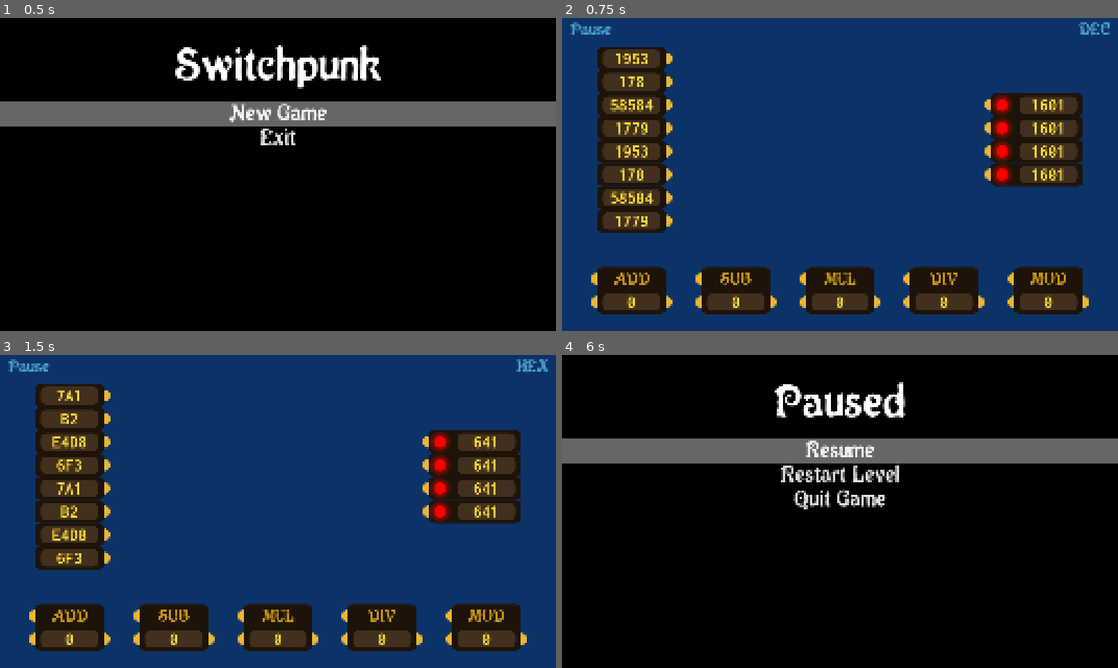
Above: before the commit, frames 1-4 (two rows, left to right).
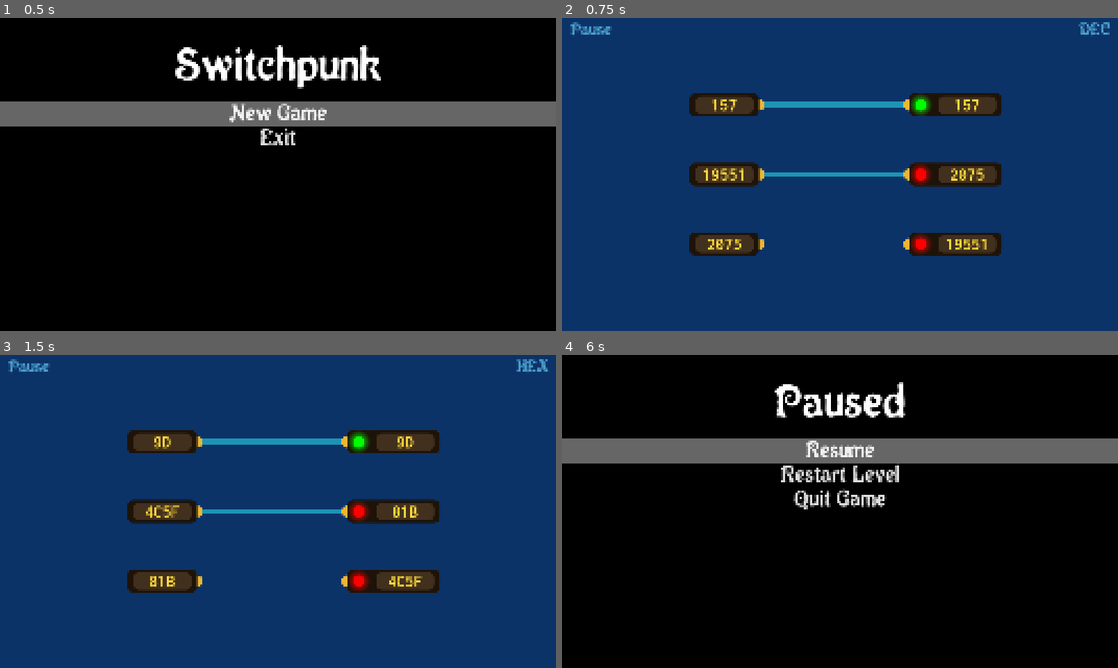
Above: after the commit, the same moments.

Repository: elemel/switchpunk
Game: Godot game, scene res://scenes/main.tscn
Same seed, same stepped clock (60 frames per second), same inputs: the game is played once before the commit and once after it.
Inputs:
- Up to frame 1 (0.5 s): no input
- Up to frame 2 (0.75 s): click "New Game" at 0.5 s
- Up to frame 3 (1.5 s): click "DEC" at 1.25 s
- Up to frame 4 (6 s): click "HEX" at 2 s; click "DEC" at 2.75 s; click "HEX" at 3.5 s; click "DEC" at 4.25 s; click "HEX" at 5 s; click "Pause" at 5.75 s

Frame 1 is identical in both runs. In frame 2, 30% of the frame differs, in the area x 5-95%, y 9-95%; in frame 3, 30%; in frame 4, nothing differs.

Commit message:
Rename module to chip

Diff:
--- a/game/scenes/main.tscn
+++ b/game/scenes/main.tscn
@@ -23,7 +23,6 @@
 win_screen = NodePath("Screens/WinScreen")
 level_scenes = Array[PackedScene]([ExtResource("2_jkv2x"), ExtResource("6_trceg"), ExtResource("4_eb6dy")])
 levels = NodePath("Levels")
-start_level_index = 2
 format_button = NodePath("Screens/Overlay/Control/FormatButton")
 
 [node name="Player" type="Node2D" parent="." unique_id=457860793]
--- a/game/scenes/modules/adder.tscn
+++ b/game/scenes/modules/adder.tscn
@@ -22,17 +22,17 @@
 [node name="CollisionShape2D" type="CollisionShape2D" parent="Area2D" unique_id=139686460]
 shape = SubResource("RectangleShape2D_23ros")
 
-[node name="PortA" parent="." unique_id=2063947181 node_paths=PackedStringArray("module") instance=ExtResource("2_0oxwr")]
+[node name="PortA" parent="." unique_id=2063947181 node_paths=PackedStringArray("chip") instance=ExtResource("2_0oxwr")]
 position = Vector2(-150, -50)
-module = NodePath("..")
+chip = NodePath("..")
 
-[node name="PortB" parent="." unique_id=39297101 node_paths=PackedStringArray("module") instance=ExtResource("2_0oxwr")]
+[node name="PortB" parent="." unique_id=39297101 node_paths=PackedStringArray("chip") instance=ExtResource("2_0oxwr")]
 position = Vector2(-150, 50)
-module = NodePath("..")
+chip = NodePath("..")
 
-[node name="ResultPort" parent="." unique_id=447910078 node_paths=PackedStringArray("module") instance=ExtResource("2_wg1uj")]
+[node name="ResultPort" parent="." unique_id=447910078 node_paths=PackedStringArray("chip") instance=ExtResource("2_wg1uj")]
 position = Vector2(150, 50)
-module = NodePath("..")
+chip = NodePath("..")
 
 [node name="Panel" type="Panel" parent="." unique_id=2141674358]
 anchors_preset = 8
--- a/game/scenes/modules/divider.tscn
+++ b/game/scenes/modules/divider.tscn
@@ -22,17 +22,17 @@
 [node name="CollisionShape2D" type="CollisionShape2D" parent="Area2D" unique_id=139686460]
 shape = SubResource("RectangleShape2D_23ros")
 
-[node name="PortA" parent="." unique_id=2063947181 node_paths=PackedStringArray("module") instance=ExtResource("2_s3rov")]
+[node name="PortA" parent="." unique_id=2063947181 node_paths=PackedStringArray("chip") instance=ExtResource("2_s3rov")]
 position = Vector2(-150, -50)
-module = NodePath("..")
+chip = NodePath("..")
 
-[node name="PortB" parent="." unique_id=39297101 node_paths=PackedStringArray("module") instance=ExtResource("2_s3rov")]
+[node name="PortB" parent="." unique_id=39297101 node_paths=PackedStringArray("chip") instance=ExtResource("2_s3rov")]
 position = Vector2(-150, 50)
-module = NodePath("..")
+chip = NodePath("..")
 
-[node name="ResultPort" parent="." unique_id=447910078 node_paths=PackedStringArray("module") instance=ExtResource("3_ouusa")]
+[node name="ResultPort" parent="." unique_id=447910078 node_paths=PackedStringArray("chip") instance=ExtResource("3_ouusa")]
 position = Vector2(150, 50)
-module = NodePath("..")
+chip = NodePath("..")
 
 [node name="Panel" type="Panel" parent="." unique_id=2141674358]
 anchors_preset = 8
--- a/game/scenes/modules/input_terminal.tscn
+++ b/game/scenes/modules/input_terminal.tscn
@@ -18,9 +18,9 @@
 [node name="CollisionShape2D" type="CollisionShape2D" parent="Area2D" unique_id=139686460]
 shape = SubResource("RectangleShape2D_23ros")
 
-[node name="Port" parent="." unique_id=2063947181 node_paths=PackedStringArray("module") instance=ExtResource("2_u5na0")]
+[node name="Port" parent="." unique_id=2063947181 node_paths=PackedStringArray("chip") instance=ExtResource("2_u5na0")]
 position = Vector2(150, 0)
-module = NodePath("..")
+chip = NodePath("..")
 
 [node name="Panel" type="Panel" parent="." unique_id=2141674358]
 anchors_preset = 8
--- a/game/scenes/modules/modulo.tscn
+++ b/game/scenes/modules/modulo.tscn
@@ -22,17 +22,17 @@
 [node name="CollisionShape2D" type="CollisionShape2D" parent="Area2D" unique_id=139686460]
 shape = SubResource("RectangleShape2D_23ros")
 
-[node name="PortA" parent="." unique_id=2063947181 node_paths=PackedStringArray("module") instance=ExtResource("2_riuq7")]
+[node name="PortA" parent="." unique_id=2063947181 node_paths=PackedStringArray("chip") instance=ExtResource("2_riuq7")]
 position = Vector2(-150, -50)
-module = NodePath("..")
+chip = NodePath("..")
 
-[node name="PortB" parent="." unique_id=39297101 node_paths=PackedStringArray("module") instance=ExtResource("2_riuq7")]
+[node name="PortB" parent="." unique_id=39297101 node_paths=PackedStringArray("chip") instance=ExtResource("2_riuq7")]
 position = Vector2(-150, 50)
-module = NodePath("..")
+chip = NodePath("..")
 
-[node name="ResultPort" parent="." unique_id=447910078 node_paths=PackedStringArray("module") instance=ExtResource("3_inaan")]
+[node name="ResultPort" parent="." unique_id=447910078 node_paths=PackedStringArray("chip") instance=ExtResource("3_inaan")]
 position = Vector2(150, 50)
-module = NodePath("..")
+chip = NodePath("..")
 
 [node name="Panel" type="Panel" parent="." unique_id=2141674358]
 anchors_preset = 8
--- a/game/scenes/modules/multiplier.tscn
+++ b/game/scenes/modules/multiplier.tscn
@@ -22,17 +22,17 @@
 [node name="CollisionShape2D" type="CollisionShape2D" parent="Area2D" unique_id=139686460]
 shape = SubResource("RectangleShape2D_23ros")
 
-[node name="PortA" parent="." unique_id=2063947181 node_paths=PackedStringArray("module") instance=ExtResource("2_3len0")]
+[node name="PortA" parent="." unique_id=2063947181 node_paths=PackedStringArray("chip") instance=ExtResource("2_3len0")]
 position = Vector2(-150, -50)
-module = NodePath("..")
+chip = NodePath("..")
 
-[node name="PortB" parent="." unique_id=39297101 node_paths=PackedStringArray("module") instance=ExtResource("2_3len0")]
+[node name="PortB" parent="." unique_id=39297101 node_paths=PackedStringArray("chip") instance=ExtResource("2_3len0")]
 position = Vector2(-150, 50)
-module = NodePath("..")
+chip = NodePath("..")
 
-[node name="ResultPort" parent="." unique_id=447910078 node_paths=PackedStringArray("module") instance=ExtResource("3_hb83o")]
+[node name="ResultPort" parent="." unique_id=447910078 node_paths=PackedStringArray("chip") instance=ExtResource("3_hb83o")]
 position = Vector2(150, 50)
-module = NodePath("..")
+chip = NodePath("..")
 
 [node name="Panel" type="Panel" parent="." unique_id=2141674358]
 anchors_preset = 8
--- a/game/scenes/modules/output_terminal.tscn
+++ b/game/scenes/modules/output_terminal.tscn
@@ -20,9 +20,9 @@
 [node name="CollisionShape2D" type="CollisionShape2D" parent="Area2D" unique_id=139686460]
 shape = SubResource("RectangleShape2D_23ros")
 
-[node name="Port" parent="." unique_id=2063947181 node_paths=PackedStringArray("module") instance=ExtResource("2_5whwe")]
+[node name="Port" parent="." unique_id=2063947181 node_paths=PackedStringArray("chip") instance=ExtResource("2_5whwe")]
 position = Vector2(-200, 0)
-module = NodePath("..")
+chip = NodePath("..")
 
 [node name="Panel" type="Panel" parent="." unique_id=2141674358]
 anchors_preset = 8
--- a/game/scenes/modules/subtractor.tscn
+++ b/game/scenes/modules/subtractor.tscn
@@ -22,17 +22,17 @@
 [node name="CollisionShape2D" type="CollisionShape2D" parent="Area2D" unique_id=139686460]
 shape = SubResource("RectangleShape2D_23ros")
 
-[node name="PortA" parent="." unique_id=2063947181 node_paths=PackedStringArray("module") instance=ExtResource("2_ifdy0")]
+[node name="PortA" parent="." unique_id=2063947181 node_paths=PackedStringArray("chip") instance=ExtResource("2_ifdy0")]
 position = Vector2(-150, -50)
-module = NodePath("..")
+chip = NodePath("..")
 
-[node name="PortB" parent="." unique_id=39297101 node_paths=PackedStringArray("module") instance=ExtResource("2_ifdy0")]
+[node name="PortB" parent="." unique_id=39297101 node_paths=PackedStringArray("chip") instance=ExtResource("2_ifdy0")]
 position = Vector2(-150, 50)
-module = NodePath("..")
+chip = NodePath("..")
 
-[node name="ResultPort" parent="." unique_id=447910078 node_paths=PackedStringArray("module") instance=ExtResource("3_8k8sp")]
+[node name="ResultPort" parent="." unique_id=447910078 node_paths=PackedStringArray("chip") instance=ExtResource("3_8k8sp")]
 position = Vector2(150, 50)
-module = NodePath("..")
+chip = NodePath("..")
 
 [node name="Panel" type="Panel" parent="." unique_id=2141674358]
 anchors_preset = 8
--- a/game/scripts/input_port.gd
+++ b/game/scripts/input_port.gd
@@ -2,7 +2,7 @@
 extends Node2D
 class_name InputPort
 
-@export var module: Module
+@export var chip: Chip
 
 var value := 0
 var wire: Wire
--- a/game/scripts/modules/adder.gd
+++ b/game/scripts/modules/adder.gd
@@ -1,5 +1,5 @@
 @tool
-extends Module
+extends Chip
 class_name Adder
 
 @export var port_a: InputPort
--- /dev/null
+++ b/game/scripts/modules/chip.gd
@@ -0,0 +1,2 @@
+extends Node2D
+class_name Chip
--- a/game/scripts/modules/divider.gd
+++ b/game/scripts/modules/divider.gd
@@ -1,5 +1,5 @@
 @tool
-extends Module
+extends Chip
 class_name Divider
 
 @export var port_a: InputPort
--- a/game/scripts/modules/input_terminal.gd
+++ b/game/scripts/modules/input_terminal.gd
@@ -1,5 +1,5 @@
 @tool
-extends Module
+extends Chip
 class_name InputTerminal
 
 @export var display: Display
--- a/game/scripts/modules/module.gd
+++ /dev/null
@@ -1,2 +0,0 @@
-extends Node2D
-class_name Module
--- a/game/scripts/modules/modulo.gd
+++ b/game/scripts/modules/modulo.gd
@@ -1,5 +1,5 @@
 @tool
-extends Module
+extends Chip
 class_name Modulo
 
 @export var port_a: InputPort
--- a/game/scripts/modules/multiplier.gd
+++ b/game/scripts/modules/multiplier.gd
@@ -1,5 +1,5 @@
 @tool
-extends Module
+extends Chip
 class_name Multiplier
 
 @export var port_a: InputPort
--- a/game/scripts/modules/output_terminal.gd
+++ b/game/scripts/modules/output_terminal.gd
@@ -1,5 +1,5 @@
 @tool
-extends Module
+extends Chip
 class_name OutputTerminal
 
 @export var port: InputPort
--- a/game/scripts/modules/subtractor.gd
+++ b/game/scripts/modules/subtractor.gd
@@ -1,5 +1,5 @@
 @tool
-extends Module
+extends Chip
 class_name Subtractor
 
 @export var port_a: InputPort
--- a/game/scripts/output_port.gd
+++ b/game/scripts/output_port.gd
@@ -2,7 +2,7 @@
 extends Node2D
 class_name OutputPort
 
-@export var module: Module
+@export var chip: Chip
 
 var value := 0
 var wire: Wire
--- a/game/scripts/player.gd
+++ b/game/scripts/player.gd
@@ -27,7 +27,7 @@
 	if area != null:
 		var area_parent := area.get_parent() as Node2D
 
-		if area_parent is Module:
+		if area_parent is Chip:
 			dragged_node = area_parent
 		elif area_parent is OutputPort:
 			grab_output_port(area_parent)
@@ -39,7 +39,7 @@
 
 
 func grab_output_port(port: OutputPort) -> void:
-	if port.module == null:
+	if port.chip == null:
 		dragged_node = port
 		return
 
@@ -47,7 +47,7 @@
 		var port_position := port.global_position
 		var wire := port.wire
 		wire.start_port = output_port_scene.instantiate() as OutputPort
-		wire.start_port.module = null
+		wire.start_port.chip = null
 		wire.start_port.global_position = port_position
 		wire.add_child(wire.start_port)
 		dragged_node = wire.start_port
@@ -70,7 +70,7 @@
 
 
 func grab_input_port(port: InputPort) -> void:
-	if port.module == null:
+	if port.chip == null:
 		dragged_node = port
 		return
 
@@ -124,7 +124,7 @@
 				wire.remove_child(dragged_node)
 				dragged_node.queue_free()
 
-	if wire.start_port.module == null:
+	if wire.start_port.chip == null:
 		wire.end_port = null
 		wire.get_parent().remove_child(wire)
 		wire.queue_free()
@@ -146,7 +146,7 @@
 				wire.remove_child(dragged_node)
 				dragged_node.queue_free()
 
-	if wire.end_port.module == null:
+	if wire.end_port.chip == null:
 		wire.start_port = null
 		wire.get_parent().remove_child(wire)
 		wire.queue_free()
@@ -180,7 +180,7 @@
 	if area_parent is InputPort or area_parent is OutputPort:
 		return 2
 
-	if area_parent is Module:
+	if area_parent is Chip:
 		return 1
 
 	return 0
Renamed: game/scripts/modules/module.gd.uid -> game/scripts/modules/chip.gd.uid
